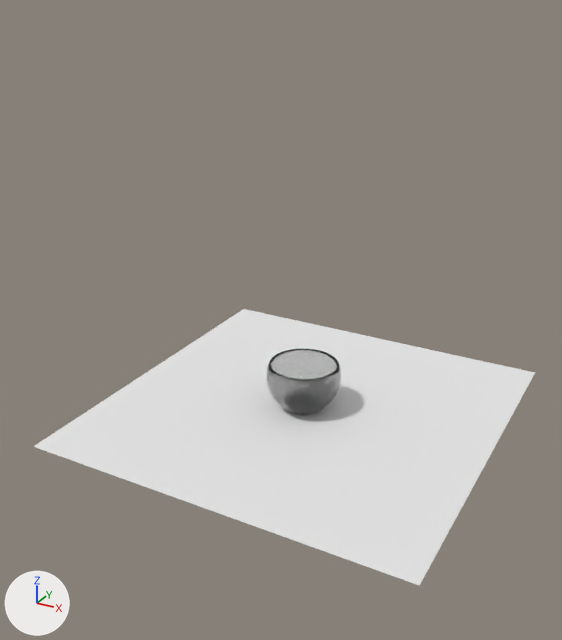
One commit to the Blender file Cloth Napkin.blend: the scene before it, then after it.
Both versions are drawn from a 50 mm lens placed at (8.37, -16.18, 9.73), pointed at (-0.11, -0.76, 2.02). The axes (+X, +Y, +Z) are drawn at lower left. The lights are the same throughout.
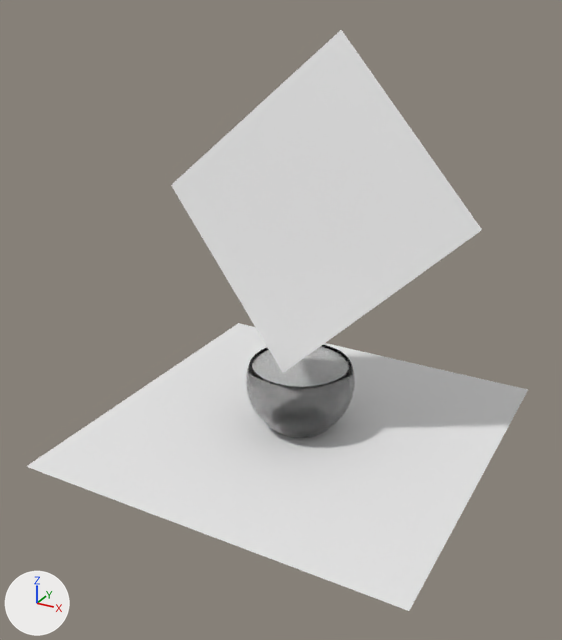
Where the change shows, as pixel boxes (x1, y1, x2, y2) in the pictures (562 x 640 px):
'Plane', moved
    before: (33, 309, 535, 586)
    after: (26, 323, 528, 611)
'Plane.001', added
    after: (171, 30, 482, 373)
'Sphere', moved, rescaled (45% wider, 40% taller)
    before: (266, 349, 341, 415)
    after: (246, 345, 355, 438)

Patch to the scene script:
```diff
--- a/Cloth Napkin.blend.py
+++ b/Cloth Napkin.blend.py
@@ me_plane_001 @@
+me_plane_001.from_pydata([(-1.0, -1.0, 0.0), (1.0, -1.0, 0.0), (-1.0, 1.0, 0.0), (1.0, 1.0, 0.0)], [], [(0, 1, 3, 2)])
@@ ob_plane @@
 ob_plane = bpy.data.objects.new('Plane', me_plane)
-ob_plane.location = (0.1, 0.25, -0.88)
+ob_plane.location = (0.01, 0.01, -1.35)
 ob_plane.scale = (5.0, 5.0, 5.0)
@@ ob_sphere @@
 ob_sphere = bpy.data.objects.new('Sphere', me_sphere)
-ob_sphere.location = (0.05, 0.2, 0.07)
+ob_sphere.location = (0.05, 0.01, 0.01)
+ob_sphere.scale = (1.44, 1.44, 1.44)
 _m = ob_sphere.modifiers.new('Solidify', 'SOLIDIFY')
@@ ob_plane_001 @@
+ob_plane_001 = bpy.data.objects.new('Plane.001', me_plane_001)
+ob_plane_001.location = (0.01, 0.58, 4.61)
+ob_plane_001.rotation_euler = (1.095, -0.727, 0.33)  # degrees (63, -42, 19)
+ob_plane_001.scale = (3.0, 3.0, 3.0)
```
